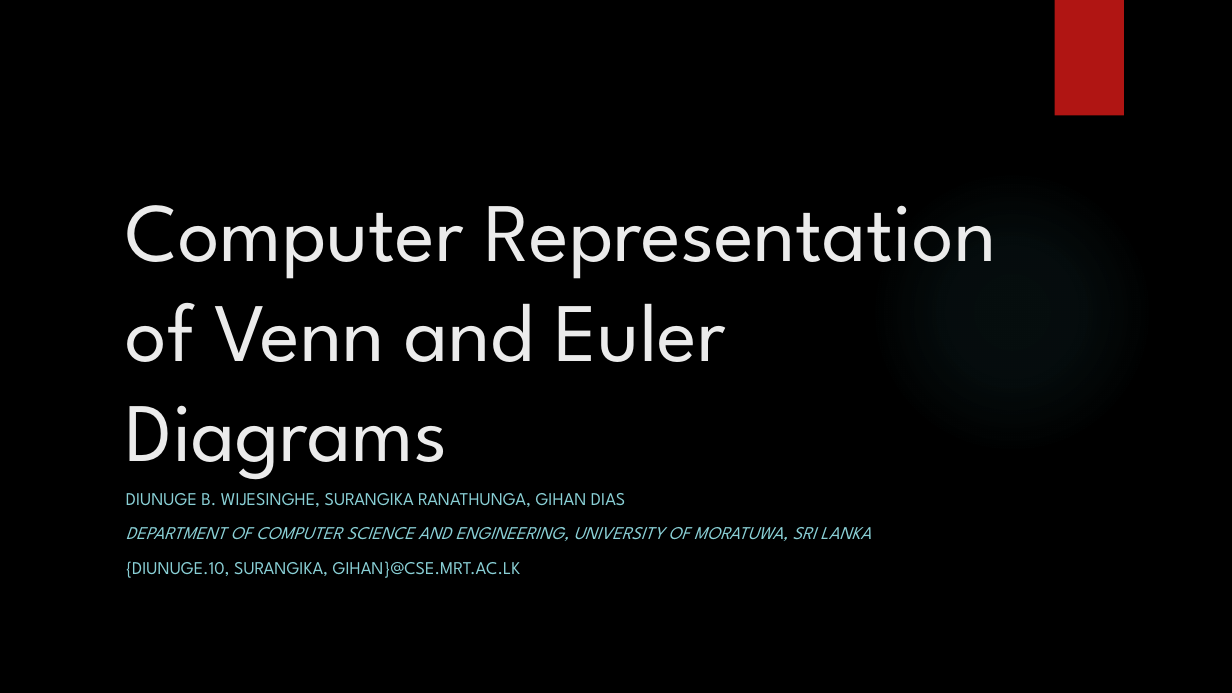
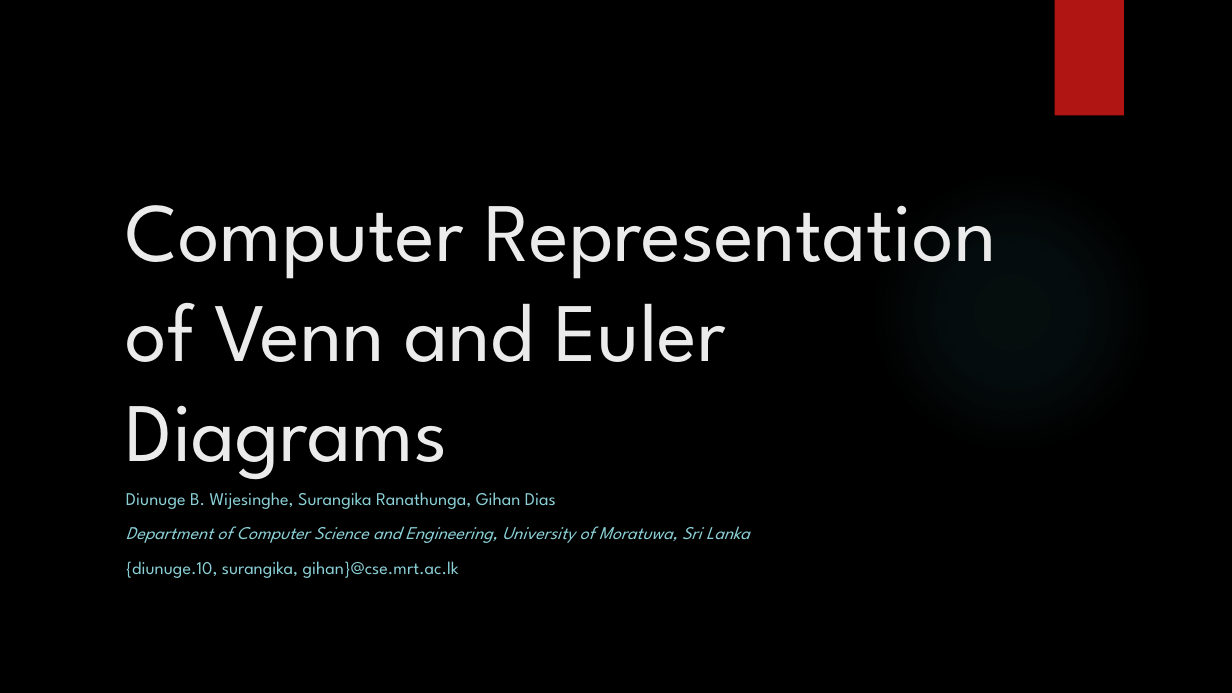
Before and after one commit to diunuge/Paper---Automatic-Assessment-of-Student-Answers-Consisting-of-Venn-and-Euler-Diagrams, a slide deck: slide 1 of paper - Computer Understanding of Venn & Euler Diagrams/conference presentation/ICTer Presentation.pptx. Drawn at 1232x693 pixels with LibreOffice and Linux fonts; fonts in the diff are those of the drawing; background and template pictures are left out. Boxes give left, top, right and bottom in pixels: in the first picture for what was removed or moved away, otherwise in the second. Text is boxed around its words. In the diff, an @@ line names an element or a change of style, - is before the commit and + after.

```diff
--- a/paper - Computer Understanding of Venn & Euler Diagrams/conference presentation/ICTer Presentation.pptx
+++ b/paper - Computer Understanding of Venn & Euler Diagrams/conference presentation/ICTer Presentation.pptx
@@ subtitle at (126, 492, 749, 578): text changed @@
-DIUNUGE B. WIJESINGHE, SURANGIKA RANATHUNGA, GIHAN DIAS
-DEPARTMENT OF COMPUTER SCIENCE AND ENGINEERING, UNIVERSITY OF MORATUWA, SRI LANKA
-{DIUNUGE.10, SURANGIKA, GIHAN}@CSE.MRT.AC.LK
+Diunuge B. Wijesinghe, Surangika Ranathunga, Gihan Dias
+Department of Computer Science and Engineering, University of Moratuwa, Sri Lanka
+{diunuge.10, surangika, gihan}@cse.mrt.ac.lk
```
Also in this commit, not shown: 13 other slides changed.
